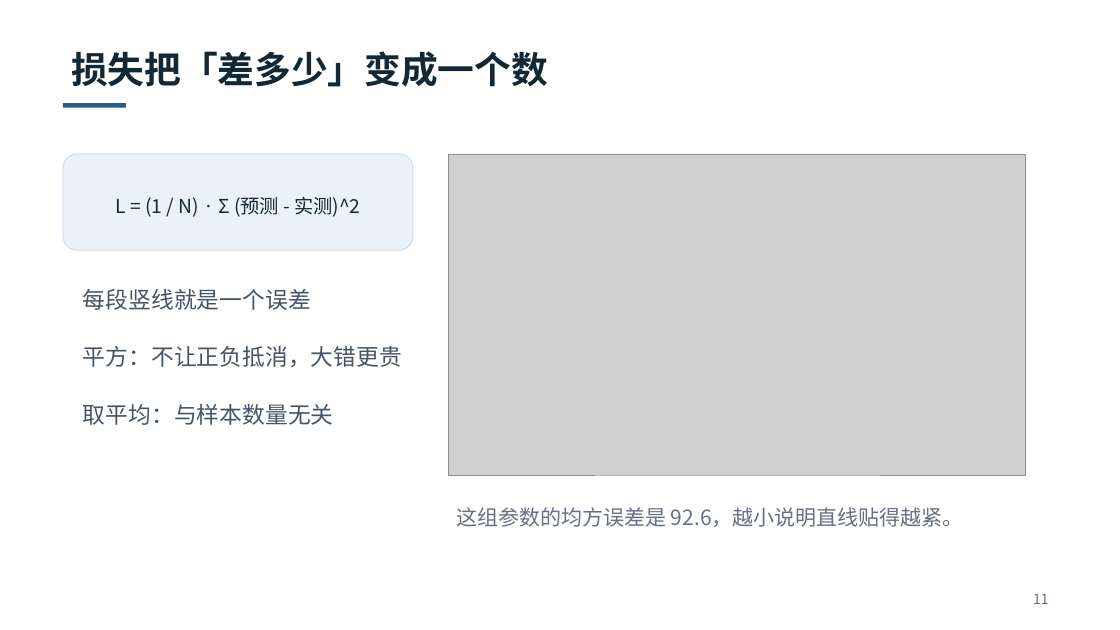
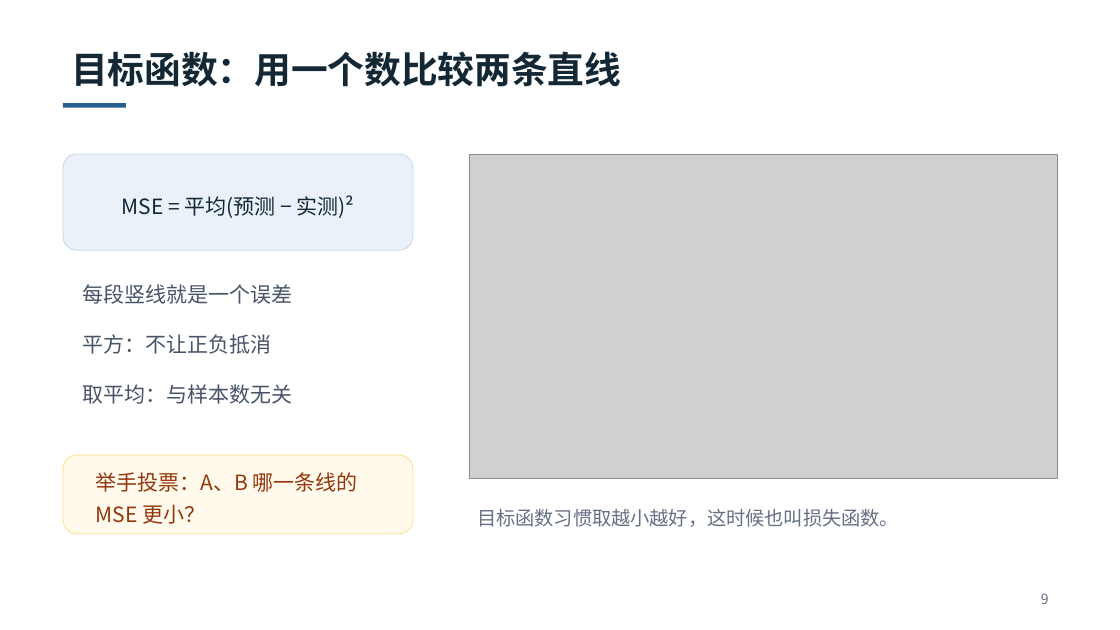
Before and after one commit to fjfjkk2717821463-cpu/Robo-Education-Recruitment, a slide deck: slide 9 of slides/机器学习基础-让程序从数据里找规律.pptx (slide 11 before the commit). Drawn at 1120x630 pixels with LibreOffice and Linux fonts; fonts in the diff are those of the drawing; grey boxes stand for pictures. Boxes give left, top, right and bottom in pixels: in the first picture for what was removed or moved away, otherwise in the second. Text is boxed around its words. In the diff, an @@ line names an element or a change of style, - is before the commit and + after.

```diff
--- a/slides/机器学习基础-让程序从数据里找规律.pptx
+++ b/slides/机器学习基础-让程序从数据里找规律.pptx
@@ text at [71, 51, 621, 87]: text changed @@
-损失把「差多少」变成一个数
+目标函数：用一个数比较两条直线
@@ picture: place and size @@
-picture at [448, 154, 1026, 475]
+picture at [469, 154, 1057, 478]
@@ text at [122, 195, 355, 218]: text changed; size 16.5 to 18 pt @@
-L = (1 / N) · Σ (预测 - 实测)^2
+MSE = 平均(预测 − 实测)²
@@ text at [83, 284, 293, 304]: size 19.5 to 18 pt in "每段竖线就是一个误差"; less space between paragraphs @@
@@ text at [83, 334, 293, 404]: text changed; size 19.5 to 18 pt @@
-平方：不让正负抵消，大错更贵
-取平均：与样本数量无关
+平方：不让正负抵消
+取平均：与样本数无关
@@ rounded rectangle added at [63, 455, 413, 534], fill #FFFAEB, outline #FEDF89 0.75 pt @@
@@ text "举手投票：A、B 哪一条线的 MSE 更小？" at [96, 472, 358, 524]: vertical alignment top to middle @@
@@ text at [96, 472, 358, 524]: text changed; text colour #667085 to #93370D @@
-这组参数的均方误差是 92.6，越小说明直线贴得越紧。
+举手投票：A、B 哪一条线的 MSE 更小？
@@ text added at [477, 509, 899, 527], 16.5 pt, text #667085 @@
+目标函数习惯取越小越好，这时候也叫损失函数。
@@ text at [1041, 593, 1049, 604]: text changed @@
-11
+9
```
Also in this commit, not shown: 15 other slides changed, 6 slides added, 4 slides removed, 3 other files.
